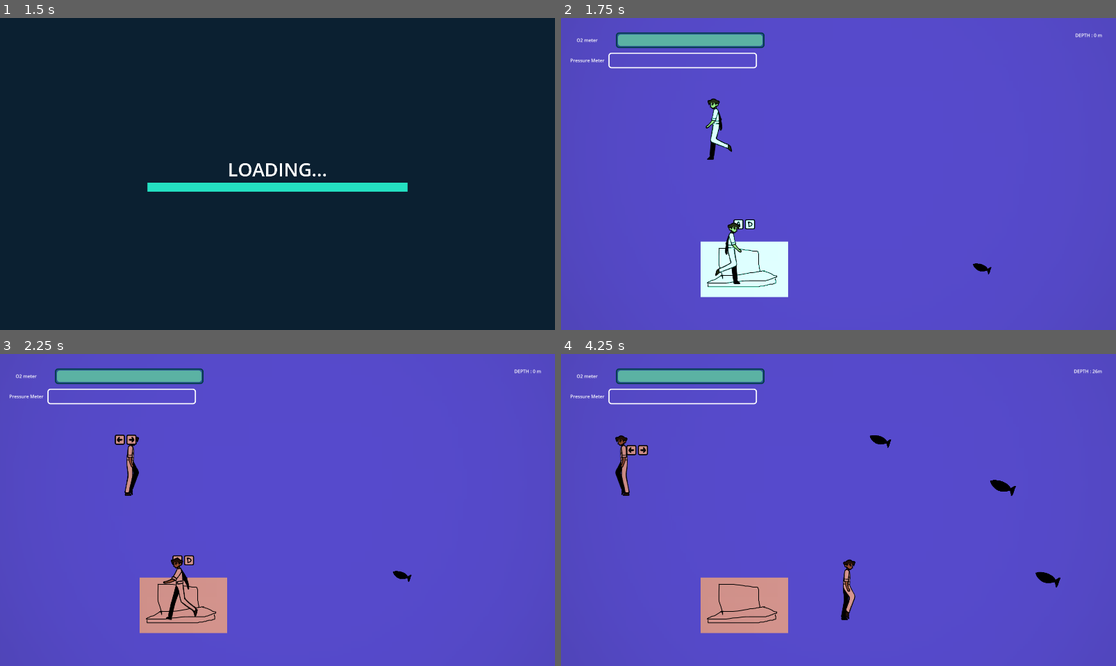
Above: before the commit, frames 1-4 (two rows, left to right).
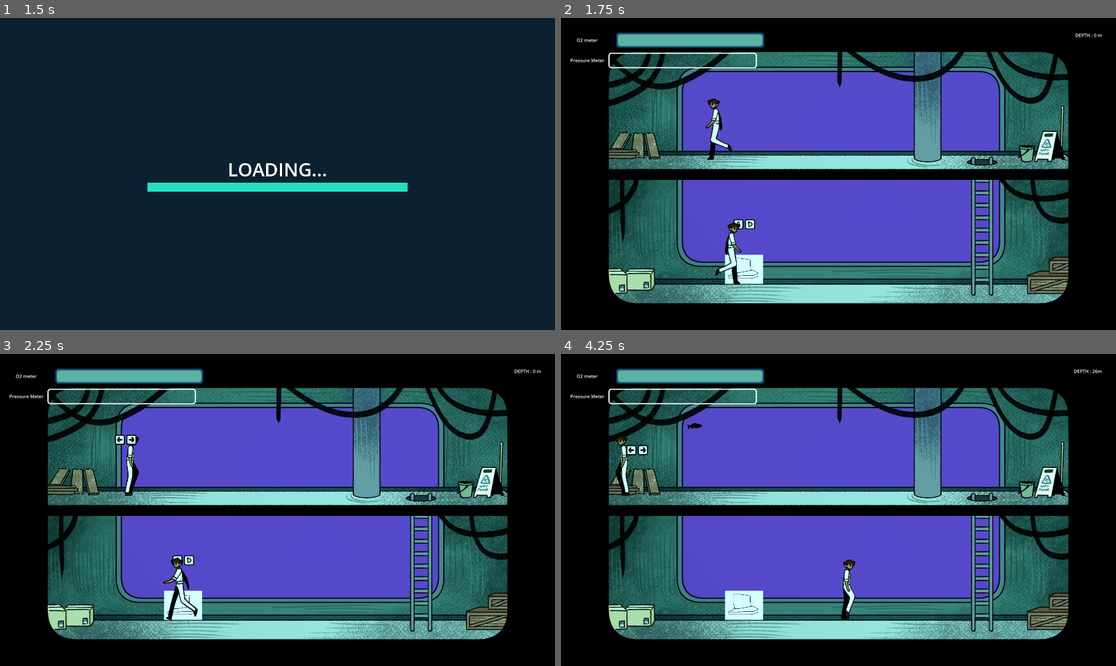
Above: after the commit, the same moments.

Repository: KenKomKom/garena2025
Game: Godot game, scene res://scenes/mainmenu.tscn
The game is run twice, just before and just after one commit, with the same random seed, the same clock (stepped at 60 frames per second) and the same inputs. The project has no main scene, so this scene is started directly. The engine's default icon, where the game draws it, is replaced by a stand-in: a white triangle on a blue panel in a dark square.
Inputs:
- Up to frame 1 (1.5 s): click "Start Game" at 0.5 s; tap Enter at 1.25 s; hold D (rightp1) from 1.28 s (still down); hold Left (leftp2) from 1.28 s (still down)
- Up to frame 2 (1.75 s): keep holding D (rightp1); keep holding Left (leftp2); tap Right (rightp2) at 1.55 s
- Up to frame 3 (2.25 s): release D (rightp1) at 2.03 s; release Left (leftp2) at 2.03 s; hold A (leftp1) from 2.03 s (still down); tap Right (rightp2) at 2.1 s
- Up to frame 4 (4.25 s): tap Left (leftp2) at 2.3, 3.8 s; release A (leftp1) at 2.78 s; hold Left (leftp2) 2.78-3.53 s; hold D (rightp1) from 2.78 s (still down); tap Right (rightp2) at 3.05, 3.6 s

Frame 1 is identical in both runs. In frame 2, 72% of the frame differs, in the area x 0-100%, y 0-100%; in frame 3, 73%; in frame 4, 73%.

Commit message:
commit useless

Diff:
--- a/player.gd
+++ b/player.gd
@@ -3,6 +3,8 @@
 var SPEED = 500.0
 var direction = Vector2.ZERO
 @export var player_number=1
+
+@export var outfit_color : Color
 
 var can_move = true
 var is_climbing = false
--- a/scenes/monitor.tscn
+++ b/scenes/monitor.tscn
@@ -21,6 +21,7 @@
 offset_bottom = 40.0
 
 [node name="Monitor" type="Sprite2D" parent="."]
+scale = Vector2(0.433214, 0.525448)
 texture = ExtResource("2_i5fg5")
 
 [node name="CollisionShape2D" type="CollisionShape2D" parent="."]
--- a/scenes/ship.tscn
+++ b/scenes/ship.tscn
@@ -1,10 +1,10 @@
-[gd_scene load_steps=28 format=3 uid="uid://bjho0pes2mkkk"]
+[gd_scene load_steps=29 format=3 uid="uid://bjho0pes2mkkk"]
 
 [ext_resource type="Script" path="res://scripts/ship.gd" id="1_flnp7"]
 [ext_resource type="PackedScene" uid="uid://c03tl6n7esv2t" path="res://player.tscn" id="2_4b3cq"]
-[ext_resource type="Texture2D" uid="uid://c6y78j54n28q2" path="res://assets/image2.png" id="3_bh5y7"]
 [ext_resource type="Script" path="res://player2.gd" id="3_cq5im"]
 [ext_resource type="Texture2D" uid="uid://b53myxrknym5x" path="res://assets/ikan.png" id="3_hu48s"]
+[ext_resource type="Texture2D" uid="uid://ctah36csvmvwe" path="res://assets/bg.png" id="4_27y15"]
 [ext_resource type="PackedScene" uid="uid://dksg0hhm72jl2" path="res://scenes/floor_changer.tscn" id="4_wyh5w"]
 [ext_resource type="PackedScene" uid="uid://cdhum33vaepwc" path="res://scenes/tanky_pick_up.tscn" id="5_kbbad"]
 [ext_resource type="PackedScene" uid="uid://svtdbpv3febx" path="res://scenes/drop_off_tank.tscn" id="6_spgnf"]
@@ -39,8 +39,8 @@
 initial_velocity_max = 481.81
 gravity = Vector3(0, 0, 0)
 radial_accel_max = 100.0
-scale_min = 0.2
-scale_max = 0.4
+scale_min = 0.03
+scale_max = 0.2
 scale_curve = SubResource("CurveTexture_ggsr8")
 
 [sub_resource type="Curve" id="Curve_wjsnp"]
@@ -58,13 +58,30 @@
 angle_min = -20.0
 angle_max = -5.0
 direction = Vector3(-1, -1, 0)
-spread = 20.0
+spread = 5.0
 initial_velocity_min = 100.0
 initial_velocity_max = 481.81
 gravity = Vector3(0, 0, 0)
 radial_accel_max = 100.0
-scale_min = 0.2
-scale_max = 0.4
+scale_min = 0.05
+scale_max = 0.2
+scale_curve = SubResource("CurveTexture_qdu3f")
+
+[sub_resource type="ParticleProcessMaterial" id="ParticleProcessMaterial_6tsco"]
+particle_flag_rotate_y = true
+particle_flag_disable_z = true
+emission_shape = 3
+emission_box_extents = Vector3(500, 0, 1)
+angle_min = 180.0
+angle_max = 180.0
+direction = Vector3(1, -1, 0)
+spread = 5.0
+initial_velocity_min = 60.0
+initial_velocity_max = 150.0
+gravity = Vector3(0, 0, 0)
+radial_accel_max = 100.0
+scale_min = 0.05
+scale_max = 0.2
 scale_curve = SubResource("CurveTexture_qdu3f")
 
 [sub_resource type="RectangleShape2D" id="RectangleShape2D_qgx55"]
@@ -90,6 +107,7 @@
 texture = ExtResource("17_hs2jj")
 
 [node name="fish" type="GPUParticles2D" parent="."]
+visible = false
 position = Vector2(1534, 977)
 amount = 7
 process_material = SubResource("ParticleProcessMaterial_h42xr")
@@ -101,20 +119,55 @@
 
 [node name="explodingfish" type="GPUParticles2D" parent="."]
 position = Vector2(1534, 977)
-emitting = false
-amount = 15
 process_material = SubResource("ParticleProcessMaterial_47u78")
 texture = ExtResource("3_hu48s")
-lifetime = 7.0
+lifetime = 20.0
+preprocess = 5.0
 speed_scale = 1.2
 explosiveness = 1.0
 randomness = 1.0
 interpolate = false
 
+[node name="explodingfish2" type="GPUParticles2D" parent="."]
+position = Vector2(545, 1117)
+amount = 12
+process_material = SubResource("ParticleProcessMaterial_47u78")
+texture = ExtResource("3_hu48s")
+lifetime = 20.0
+preprocess = 5.0
+speed_scale = 1.2
+explosiveness = 1.0
+randomness = 1.0
+interpolate = false
+
+[node name="explodingfish3" type="GPUParticles2D" parent="."]
+position = Vector2(2173, 568)
+amount = 10
+process_material = SubResource("ParticleProcessMaterial_47u78")
+texture = ExtResource("3_hu48s")
+lifetime = 20.0
+preprocess = 5.0
+speed_scale = 1.2
+explosiveness = 1.0
+randomness = 1.0
+interpolate = false
+
+[node name="explodingfish4" type="GPUParticles2D" parent="."]
+position = Vector2(139, 976)
+amount = 20
+process_material = SubResource("ParticleProcessMaterial_6tsco")
+texture = ExtResource("3_hu48s")
+lifetime = 20.0
+preprocess = 5.0
+speed_scale = 1.2
+explosiveness = 1.0
+randomness = 1.0
+interpolate = false
+
 [node name="Submarine" type="Sprite2D" parent="."]
 position = Vector2(960, 540)
-scale = Vector2(1.63216, 1.63216)
-texture = ExtResource("3_bh5y7")
+scale = Vector2(1.285, 1.285)
+texture = ExtResource("4_27y15")
 
 [node name="explode_fish" type="Timer" parent="."]
 wait_time = 17.0
@@ -226,8 +279,6 @@
 [node name="gameoverscreen" parent="CanvasLayer" instance=ExtResource("10_hj736")]
 visible = false
 
-[node name="Sprite2D" type="Sprite2D" parent="."]
-
 [node name="bocor_timer" type="Timer" parent="."]
 wait_time = 7.0
 
@@ -250,7 +301,7 @@
 next_lever = NodePath("../nuclear_lever")
 
 [node name="switch" parent="." instance=ExtResource("14_6nbof")]
-position = Vector2(1362, 339)
+position = Vector2(1338, 316)
 
 [node name="Node2D" type="Node2D" parent="."]
 
@@ -322,7 +373,7 @@
 
 [node name="SeaLight" type="PointLight2D" parent="Lightnings"]
 visibility_layer = 2
-position = Vector2(1014, 389)
+position = Vector2(1174, 106)
 energy = 0.21
 range_item_cull_mask = 3
 shadow_enabled = true
--- a/scenes/switch.tscn
+++ b/scenes/switch.tscn
@@ -7,7 +7,7 @@
 [ext_resource type="Texture2D" uid="uid://cc07hyvwd1mfi" path="res://assets/R.png" id="5_2ipcu"]
 
 [sub_resource type="RectangleShape2D" id="RectangleShape2D_2lqhc"]
-size = Vector2(20, 89)
+size = Vector2(76.865, 89)
 
 [node name="switch" type="Node2D"]
 script = ExtResource("1_rgfxr")
--- a/scripts/SubmarineMainLight.gd
+++ b/scripts/SubmarineMainLight.gd
@@ -11,7 +11,7 @@
 @export var emergency_color : Color
 
 var is_on = true
-var is_meltdown = true
+var is_meltdown = false
 
 const FREQ = 0.6
 
--- a/scripts/drop_off_tank.gd
+++ b/scripts/drop_off_tank.gd
@@ -20,8 +20,8 @@
 	%ProgressBar.visible = false
 
 func _process(delta):
-	var p1_temp = Input.is_action_just_pressed("leftp1") and Input.is_action_just_pressed("rightp1")
-	var p2_temp = Input.is_action_just_pressed("leftp2") and Input.is_action_just_pressed("rightp2")
+	var p1_temp = GameManager.get_leftp1() and GameManager.get_rightp1()
+	var p2_temp = GameManager.get_leftp2() and GameManager.get_rightp2()
 	if (p1_entered and p1_temp) or \
 	(p2_entered and p2_temp):
 		if player1_triggerer and player1_triggerer.is_tanky and p1_temp:
--- a/scripts/floor_changer.gd
+++ b/scripts/floor_changer.gd
@@ -8,8 +8,8 @@
 @export var next_floor:Node2D
 
 func _process(delta):
-	var p1_temp = Input.is_action_pressed("leftp1") and Input.is_action_pressed("rightp1")
-	var p2_temp = Input.is_action_pressed("leftp2") and Input.is_action_pressed("rightp2")
+	var p1_temp = GameManager.get_leftp1() and GameManager.get_rightp1()
+	var p2_temp = GameManager.get_leftp2() and GameManager.get_rightp2()
 	if (p1_entered and p1_temp) or \
 	(p2_entered and p2_temp):
 		if player1_triggerer and p1_temp:
--- a/scripts/managergame.gd
+++ b/scripts/managergame.gd
@@ -55,3 +55,47 @@
 	tween.tween_property(background_player, "volume_db", -10, 1)
 	await get_tree().create_timer(1).timeout
 	background_player.stop()
+
+
+
+# player 1&2 left right tolerance
+const TOLERANCE = 0.05
+var leftp1 = 0
+var rightp1 = 0
+var leftp2 = 0
+var rightp2 = 0
+
+func _process(delta):
+	if Input.is_action_just_pressed("leftp1"):
+		leftp1 = TOLERANCE
+	if Input.is_action_just_pressed("rightp1"):
+		rightp1 = TOLERANCE
+	if Input.is_action_just_pressed("leftp2"):
+		leftp2 = TOLERANCE
+	if Input.is_action_just_pressed("rightp2"):
+		rightp2 = TOLERANCE
+
+	leftp1 -= delta
+	rightp1 -= delta
+	leftp2 -= delta
+	rightp2 -= delta
+
+func get_leftp1():
+	return leftp1 > 0
+
+func get_rightp1():
+	return rightp1 > 0
+
+func get_leftp2():
+	return leftp2 > 0
+
+func get_rightp2():
+	return rightp2 > 0
+
+func reset_p1():
+	leftp1 = 0
+	rightp1 = 0
+
+func reset_p2():
+	leftp2 = 0
+	rightp2 = 0
--- a/scripts/nuclear_lever.gd
+++ b/scripts/nuclear_lever.gd
@@ -38,12 +38,14 @@
 	player_idx = null
 
 func _process(delta):
-	var p1_temp = Input.is_action_just_pressed("leftp1") and Input.is_action_just_pressed("rightp1")
-	var p2_temp = Input.is_action_just_pressed("leftp2") and Input.is_action_just_pressed("rightp2")
+	var p1_temp = GameManager.get_leftp1() and GameManager.get_rightp1()
+	var p2_temp = GameManager.get_leftp2() and GameManager.get_rightp2()
 	if (p1_entered and p1_temp) or (p2_entered and p2_temp):
 		if p1_entered:
+			GameManager.reset_p1()
 			player1_triggerer.can_move = false
 		else:
+			GameManager.reset_p2()
 			player2_triggerer.can_move = false
 		is_ready = true
 		return
@@ -55,11 +57,11 @@
 
 	if is_minigaming:
 		$alert.visible = false
-		var p1_left = Input.is_action_just_pressed("leftp1")
-		var p1_right = Input.is_action_just_pressed("rightp1")
+		var p1_left = GameManager.get_leftp1()
+		var p1_right = GameManager.get_rightp1()
 
-		var p2_left = Input.is_action_just_pressed("leftp2")
-		var p2_right = Input.is_action_just_pressed("rightp2")
+		var p2_left = GameManager.get_leftp2()
+		var p2_right = GameManager.get_rightp2()
 
 		var strr = ("kiri" if going_to_show==1 else "kanan")+str(player_idx)
 		if can_take_input:
--- a/scripts/ship.gd
+++ b/scripts/ship.gd
@@ -66,7 +66,7 @@
 	$explodingfish.emitting = true
 
 func lights_switch(nyala):
-	# @Kenichi TODO selesaikan ini, light harusnya tidak on off ketika player gantian klik switch
+	%SubmarineMain.is_on = nyala
 	status_lampu = nyala
 
 
--- a/scripts/switch.gd
+++ b/scripts/switch.gd
@@ -31,8 +31,12 @@
 			%p1_control.visible = false
 
 func _process(delta):
-	var p1_temp = Input.is_action_just_pressed("leftp1") and Input.is_action_just_pressed("rightp1")
-	var p2_temp = Input.is_action_just_pressed("leftp2") and Input.is_action_just_pressed("rightp2")
+	var p1_temp = GameManager.get_leftp1() and GameManager.get_rightp1()
+	var p2_temp = GameManager.get_leftp2() and GameManager.get_rightp2()
 	if (p1_entered and p1_temp) or (p2_entered and p2_temp):
+		if p1_temp:
+			GameManager.reset_p1()
+		else:
+			GameManager.reset_p2()
 		nyala = not nyala
 		GameManager.emit_signal("lights_switch",nyala)
--- a/scripts/tanky_pick_up.gd
+++ b/scripts/tanky_pick_up.gd
@@ -7,12 +7,14 @@
 var player2_triggerer : Player
 
 func _process(delta):
-	var p1_temp = Input.is_action_pressed("leftp1") and Input.is_action_pressed("rightp1")
-	var p2_temp = Input.is_action_pressed("leftp2") and Input.is_action_pressed("rightp2")
+	var p1_temp = GameManager.get_leftp1() and GameManager.get_rightp1()
+	var p2_temp = GameManager.get_leftp2() and GameManager.get_rightp2()
 	if (p1_entered and p1_temp) or (p2_entered and p2_temp):
 		if player1_triggerer and p1_temp:
+			GameManager.reset_p1()
 			player1_triggerer.set_is_tanky(true)
 		if player2_triggerer and p2_temp:
+			GameManager.reset_p2()
 			player2_triggerer.set_is_tanky(true)
 
 func _on_body_entered(body):
--- a/scripts/valve_area.gd
+++ b/scripts/valve_area.gd
@@ -8,15 +8,19 @@
 
 var can_take_input = true
 
+
 func _process(delta):
-	var p1_temp = Input.is_action_just_pressed("leftp1") and Input.is_action_just_pressed("rightp1")
-	var p2_temp = Input.is_action_just_pressed("leftp2") and Input.is_action_just_pressed("rightp2")
+
+	var p1_temp = GameManager.get_leftp1() and GameManager.get_rightp1()
+	var p2_temp = GameManager.get_leftp2() and GameManager.get_rightp2()
 	if can_take_input and ((p1_entered and p1_temp) or (p2_entered and p2_temp)):
 		if player1_triggerer and p1_temp:
+			GameManager.reset_p1()
 			player1_triggerer.can_move = false
 			start_minigame(1)
 			can_take_input = false
 		if player2_triggerer and p2_temp:
+			GameManager.reset_p2()
 			player2_triggerer.can_move = false
 			start_minigame(2)
 			can_take_input = false
